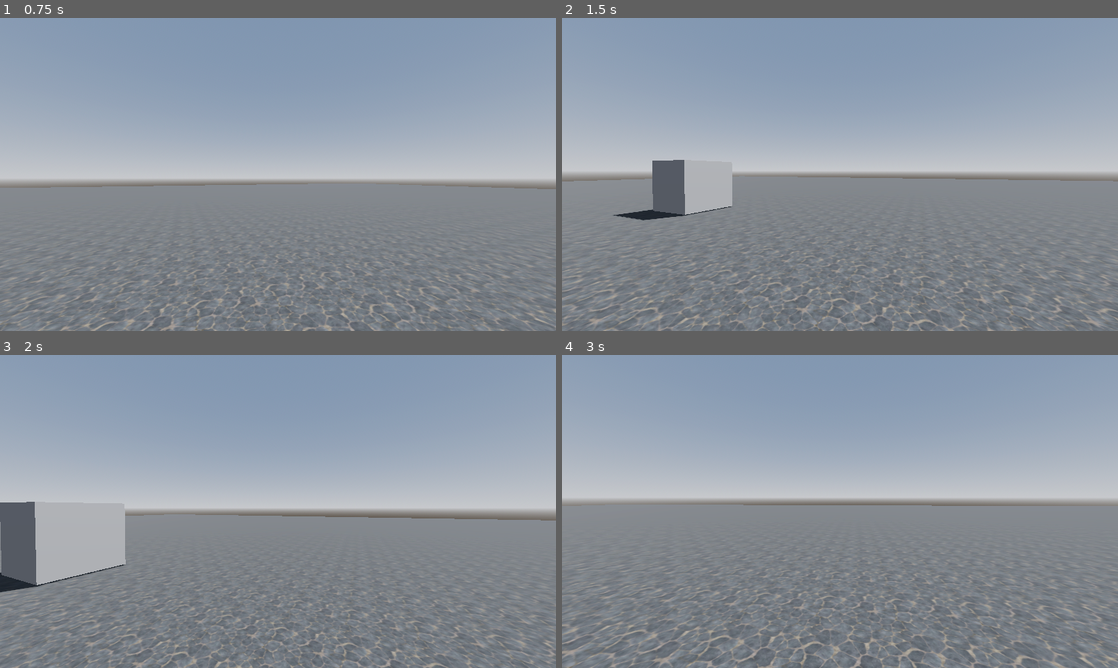
Above: before the commit, frames 1-4 (two rows, left to right).
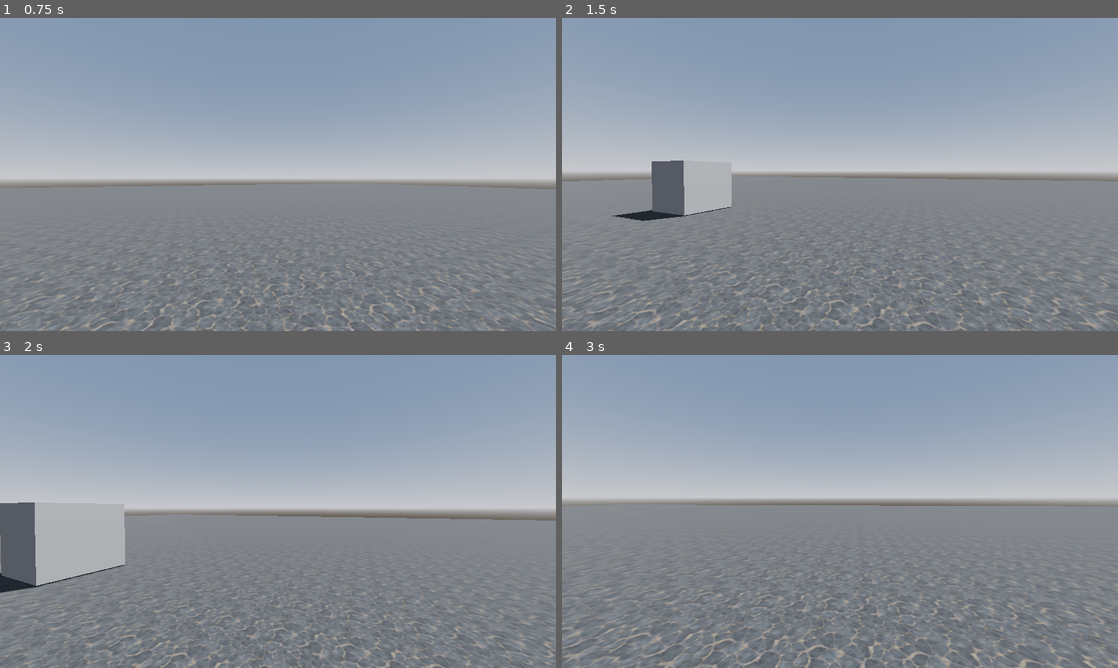
Above: after the commit, the same moments.

Repository: Kmagameguy/FPS-Test
Game: Godot game, scene res://Scenes/world.tscn
The game is run twice, just before and just after one commit, with the same random seed, the same clock (stepped at 60 frames per second) and the same inputs.
Inputs (mouse positions are in pixels of both pictures, inside the frame that each line leads up to):
- Up to frame 1 (0.75 s): tap Enter at 0.5 s; move the mouse to (305, 174) at 0.52 s; hold W (forward) from 0.53 s (still down); tap Shift (sprint) at 0.6 s
- Up to frame 2 (1.5 s): keep holding W (forward); tap Space (jump) at 0.77 s; move the mouse to (812, 174) at 1.27 s; tap Ctrl (tiptoe) at 1.35 s
- Up to frame 3 (2 s): keep holding W (forward); tap Space (jump) at 1.52 s
- Up to frame 4 (3 s): keep holding W (forward); move the mouse to (851, 505) at 2.02 s; tap Shift (sprint) at 2.1 s; move the mouse to (834, 517) at 2.77 s; tap Ctrl (tiptoe) at 2.85 s

Frame 1 is identical in both runs. In frame 2, 4.0% of the frame differs, in the area x 0-100%, y 45-100%; in frame 3, 1.8%; in frame 4, 6.1%, in the area x 0-100%, y 47-100%.

Commit message:
Fix Head Bob For Ground States

Diff:
--- a/Scripts/Player.gd
+++ b/Scripts/Player.gd
@@ -61,18 +61,18 @@
 	#var _input_dir: Vector2 = Input.get_vector("left", "right", "forward", "backward")
 	#var _direction: Vector3 = (head.transform.basis * Vector3(_input_dir.x, 0, _input_dir.y)).normalized()
 
-	# Head bob
-	# TODO: this is kinda broken, need to figure out a good way to fix it.
-	_t_bob += delta * velocity.length() * float(is_on_floor())
-
-	player_view.transform.origin = _headbob(_t_bob)
 	#player_view.fov = lerp(player_view.fov, _calculate_fov(_current_speed), delta * 0.8)
 
 func is_in_air() -> bool:
 	return !is_on_floor()
 
-func _calculate_fov(speed: float) -> float:
-	return BASE_FOV + FOV_MULTIPLIER * clamp(velocity.length(), 0.5, speed * 2)
+func update_headbob(delta: float):
+	_t_bob += delta * velocity.length() * float(is_on_floor())
+	player_view.transform.origin = _headbob(_t_bob)
+
+func update_fov(speed: float, delta: float):
+	var target_fov = BASE_FOV + FOV_MULTIPLIER * clamp(velocity.length(), 0.5, speed * 2)
+	player_view.fov = lerp(player_view.fov, target_fov, delta * 0.8)
 
 func _headbob(time: float) -> Vector3:
 	var pos: Vector3 = Vector3.ZERO
--- a/Scripts/player_idle_state.gd
+++ b/Scripts/player_idle_state.gd
@@ -17,3 +17,6 @@
 
 	if PLAYER.velocity.y < -3.0 && PLAYER.is_in_air():
 		transition.emit(PLAYER.STATES.FALL.NAME)
+
+func physics_update(delta: float):
+	PLAYER.update_headbob(delta)
--- a/Scripts/player_sprint_state.gd
+++ b/Scripts/player_sprint_state.gd
@@ -17,3 +17,6 @@
 
 	if PLAYER.velocity.y < -3.0 && PLAYER.is_in_air():
 		transition.emit(PLAYER.STATES.FALL.NAME)
+
+func physics_update(delta: float):
+	PLAYER.update_headbob(delta)
--- a/Scripts/player_tip_toe_state.gd
+++ b/Scripts/player_tip_toe_state.gd
@@ -20,3 +20,6 @@
 
 	if PLAYER.velocity.y < -3.0 && PLAYER.is_in_air():
 		transition.emit(PLAYER.STATES.FALL.NAME)
+
+func update_physics(delta: float):
+	PLAYER.update_headbob(delta)
--- a/Scripts/player_walk_state.gd
+++ b/Scripts/player_walk_state.gd
@@ -23,3 +23,6 @@
 
 	if PLAYER.velocity.y < -3.0 && PLAYER.is_in_air():
 		transition.emit(PLAYER.STATES.FALL.NAME)
+
+func physics_update(delta: float):
+	PLAYER.update_headbob(delta)
